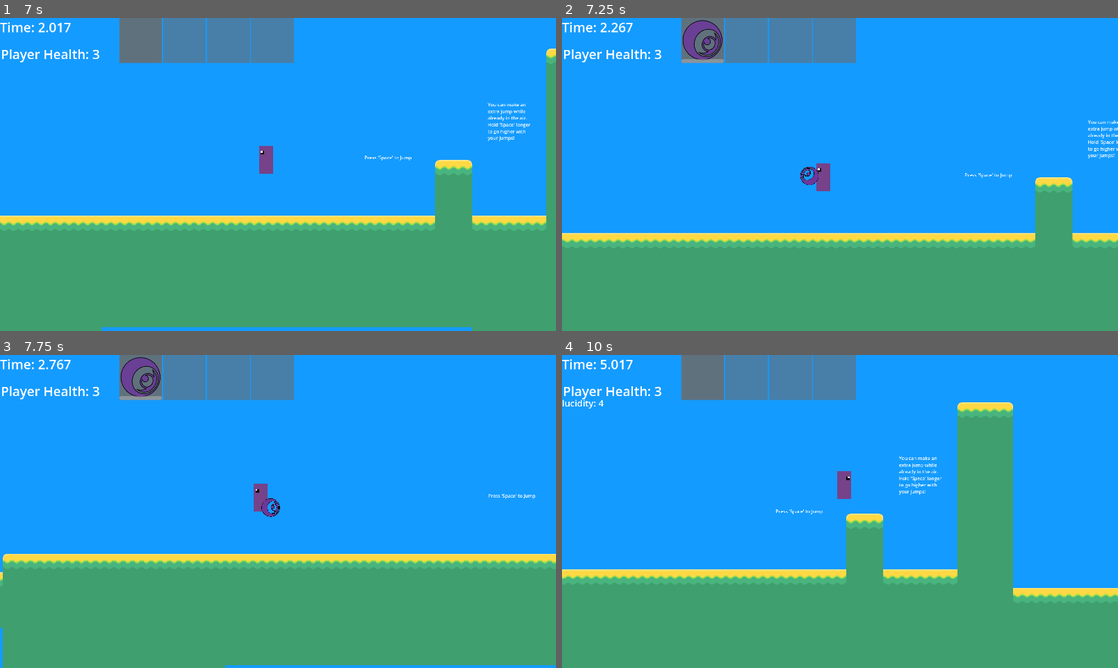
Above: before the commit, frames 1-4 (two rows, left to right).
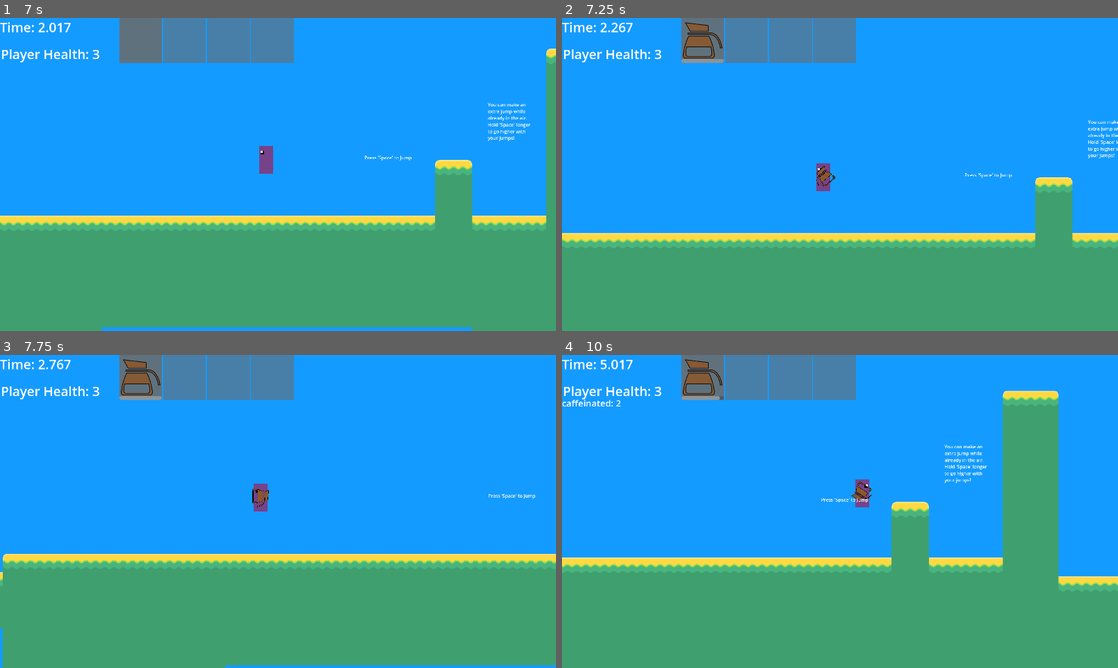
Above: after the commit, the same moments.

Repository: AidanCooper2003/AshenSkies
Game: Godot game, scene res://scenes/levels/main_menu.tscn
The game is run twice, just before and just after one commit, with the same random seed, the same clock (stepped at 60 frames per second) and the same inputs.
Inputs (mouse positions are in pixels of both pictures, inside the frame that each line leads up to):
- Up to frame 1 (7 s): click "Start" at 0.5 s; tap Space (Jump) at 1.25, 1.52, 2, 2.27, 2.75, 3.5, 3.77, 4.25, 4.52, 5, 5.27, 6.77 s; move the mouse to (400, 158) at 1.27 s; press the mouse at (400, 158) at 1.28 s; hold D (Move Right) 1.28-2.78 s; move the mouse to (166, 190) at 2.02 s; release the mouse at (166, 190) at 2.03 s; right-click (166, 190) at 2.1 s; move the mouse to (333, 105) at 2.77 s; hold A (Move Left) 2.78-3.53 s; tap Mouse wheel down (SwapWeaponDown) at 2.85, 6.6 s; move the mouse to (250, 237) at 3.52 s; hold D (Move Right) 3.53-5.03 s; tap Mouse wheel up (SwapWeaponUp) at 3.6 s; move the mouse to (444, 221) at 4.27 s; hold E (Tertiary Fire) 4.28-5.03 s; tap [ (Debug 1) at 4.9 s; move the mouse to (111, 127) at 5.02 s; hold A (Move Left) 5.03-5.78 s; click (111, 127) at 5.1 s; tap R (Debug 2) at 5.65 s; move the mouse to (305, 174) at 5.77 s; hold D (Move Right) 5.78-6.53 s; hold Right mouse button (Secondary Fire) 5.78-6.53 s; tap F (Debug 3) at 6.4 s; move the mouse to (194, 96) at 6.52 s; hold A (Move Left) from 6.53 s (still down)
- Up to frame 2 (7.25 s): keep holding A (Move Left); tap L (Debug 4) at 7.15 s
- Up to frame 3 (7.75 s): keep holding A (Move Left); move the mouse to (400, 495) at 7.27 s; tap Mouse wheel up (SwapWeaponUp) at 7.35 s; tap Space (Jump) at 7.52 s
- Up to frame 4 (10 s): move the mouse to (728, 527) at 8.02 s; release A (Move Left) at 8.03 s; hold D (Move Right) from 8.03 s (still down); tap E (Tertiary Fire) at 8.1 s; tap Space (Jump) at 8.27, 9.77 s; move the mouse to (895, 442) at 8.77 s; press the mouse at (895, 442) at 8.78 s; move the mouse to (812, 574) at 9.52 s; release the mouse at (812, 574) at 9.53 s; right-click (812, 574) at 9.6 s

Frame 1 is identical in both runs. In frame 2, 0.9% of the frame differs, in the area x 21-50%, y 0-54%; in frame 3, 0.8%; in frame 4, 19%, in the area x 0-100%, y 1-78%.

Commit message:
Fixed speed jump bonus bug

Diff:
--- a/scenes/levels/game.tscn
+++ b/scenes/levels/game.tscn
@@ -133,7 +133,7 @@
 [node name="TileMap" type="TileMap" parent="World"]
 tile_set = ExtResource("1_xfl6o")
 format = 2
-layer_0/tile_data = PackedInt32Array(393199, 131076, 3, 3932 …(49572 unchanged characters)… 40, 3, 2097258, 4, 3, 1835107, 786436, 7)
+layer_0/tile_data = PackedInt32Array(393199, 131076, 3, 3932 …(49572 unchanged characters)… 40, 3, 2097258, 4, 3, 1835107, 786436, 7, -14090232, 4, 0, -14090233, 4, 0, -14090234, 4, 0, -14024698, 4, 0, -13959162, 4, 0, -13893626, 4, 0, -13893625, 4, 0, -13893624, 4, 0, -14090229, 4, 0, -14024693, 4, 0, -13959157, 4, 0, -13893621, 4, 0, -13893620, 4, 0, -13893619, 4, 0, -13893616, 4, 0, -13959152, 4, 0, -14024688, 4, 0, -14090223, 4, 0, -14024686, 4, 0, -13959150, 4, 0, -13893614, 4, 0, -13959151, 4, 0, -13893611, 4, 0, -13959147, 4, 0, -14024683, 4, 0, -14090219, 4, 0, -14090218, 4, 0, -14024681, 4, 0, -14090216, 4, 0, -14090215, 4, 0, -14024679, 4, 0, -13959143, 4, 0, -13893607, 4, 0, -327593, 65540, 3, -327592, 131076, 3, -327591, 131076, 3, -327590, 131076, 3, -327589, 131076, 3, -327588, 131076, 3, -327587, 131076, 3, -327586, 131076, 3, -327585, 131076, 3, -327584, 131076, 3, -327583, 131076, 3, -327582, 196612, 3)
 
 [node name="Tutorial Texts" type="Node2D" parent="World"]
 
--- a/scripts/entity-components/jumper_component.gd
+++ b/scripts/entity-components/jumper_component.gd
@@ -62,8 +62,8 @@
 	var speed_modifier := 1.0
 	if _condition_handler.has_modification("speed"):
 		print(_condition_handler.get_modification("speed"))
-		print(1 + ((_condition_handler.get_modification("speed") - 1) * _jump_speed_modifier))
-		speed_modifier *= 1 + ((_condition_handler.get_modification("speed") - 1) * _jump_speed_modifier)
+		print(1 + ((_condition_handler.get_modification("speed")) * _jump_speed_modifier))
+		speed_modifier *= (1 + (((_condition_handler.get_modification("speed"))) * _jump_speed_modifier))
 	_character_body_2d.velocity.y = -_jump_force * speed_modifier
 	_gravity_component.fast_fall_override = false
 	if not _is_on_floor and not _is_coyote_state:
--- a/scripts/utility/debug_helper.gd
+++ b/scripts/utility/debug_helper.gd
@@ -19,7 +19,7 @@
 	if Input.is_action_just_pressed("Debug 2"):
 		EventBus.ingredients_reset.emit()
 	if Input.is_action_just_pressed("Debug 4"):
-		_assign_weapon("terminal_lucidity")
+		_assign_weapon("caffeination_station")
 	if Input.is_action_just_pressed("Exit To Menu"):
 		get_tree().change_scene_to_file("res://scenes/levels/main_menu.tscn")
 
--- a/scripts/utility/level_manager.gd
+++ b/scripts/utility/level_manager.gd
@@ -36,7 +36,7 @@
 
 
 func _set_resource_category_counts() -> void:
-	_resource_category_counts["single_form"] = 3
+	_resource_category_counts["single_form"] = 2
 	_resource_category_counts["single_element"] = 2
 	_resource_category_counts["single_mechanic"] = 1
 	_resource_category_counts["double_element"] = 1
